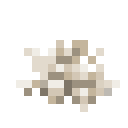
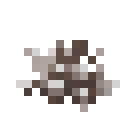
Comparing the layer stacks of the two 128px x 128px images. Changes:
hid group "sand" (4 layers), opacity 100% → 85% over [16, 40, 120, 112]
moved "Layer 6" (1st of 2, in "sand" › "Group 1") into group "Group 1" over [24, 48, 112, 104]
moved "dirt" (1st of 3, in "sand" › "Group 1") into group "Group 1" over [16, 40, 120, 112]
showed group "dirt" (2nd of 3) (4 layers) over [16, 40, 120, 112]
added layer "Layer 8" in group "dirt" over [16, 40, 88, 104]
added group "Group 2" with 2 layers in group "dirt" over [16, 40, 120, 112]
moved "Layer 6" (2nd of 2, in "dirt" › "Group 2") into group "Group 2" over [24, 48, 112, 104]
moved "dirt" (3rd of 3, in "dirt" › "Group 2") into group "Group 2" over [16, 40, 120, 112]
